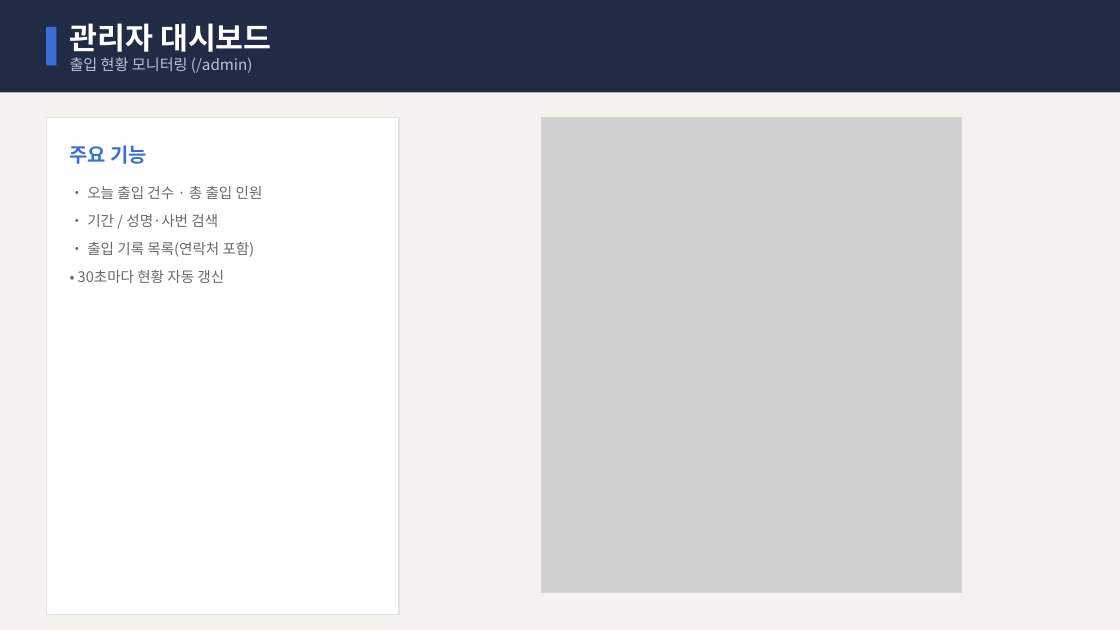
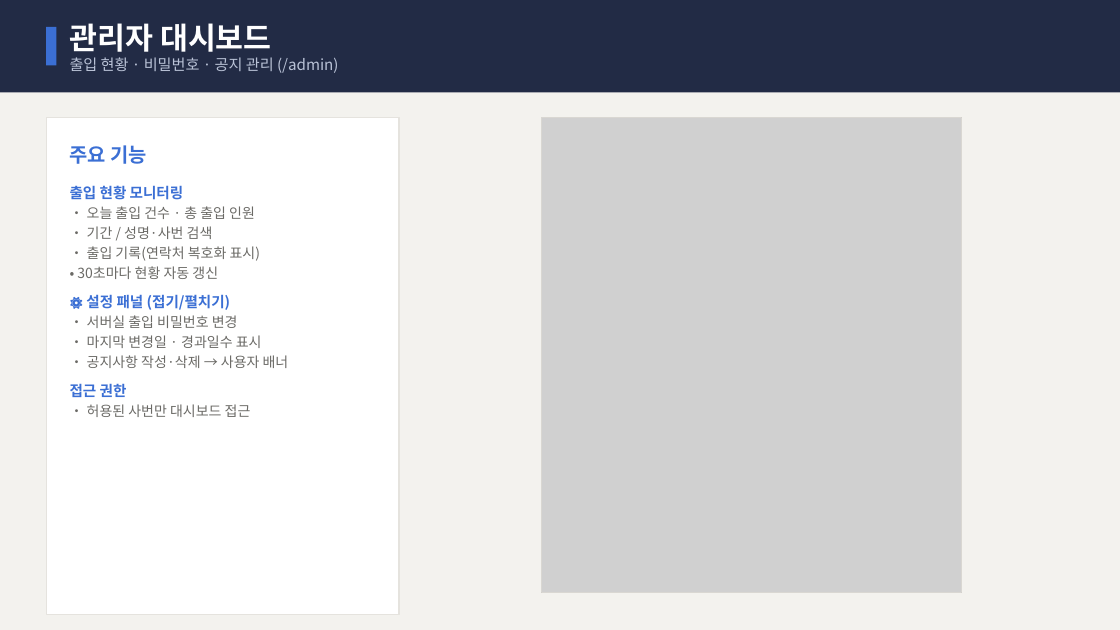
Before and after one commit to inzentibiz/srcAccessMgmt, a slide deck: slide 4 of docs/서버실_출입관리_사용자가이드.pptx. Drawn at 1120x630 pixels with LibreOffice and Linux fonts; fonts in the diff are those of the drawing; grey boxes stand for pictures. Boxes give left, top, right and bottom in pixels: in the first picture for what was removed or moved away, otherwise in the second. Text is boxed around its words. In the diff, an @@ line names an element or a change of style, - is before the commit and + after.

Commit message:
비밀번호 변경, 공지사항 작성/삭제 추가, 관련 완료 문서 수정

```diff
--- a/docs/서버실_출입관리_사용자가이드.pptx
+++ b/docs/서버실_출입관리_사용자가이드.pptx
@@ text at (70, 57, 338, 73): text changed @@
-출입 현황 모니터링 (/admin)
+출입 현황 · 비밀번호 · 공지 관리 (/admin)
@@ text at (70, 185, 184, 200): paragraph added @@
+출입 현황 모니터링
@@ text at (77, 206, 255, 279): size 12.5 to 12 pt in "• 오늘 출입 건수 · 총 출입 ...", "• 기간 / 성명·사번 검색", "• 30초마다 현황 자동 갱신"; less space between paragraphs @@
@@ text at (87, 246, 261, 261): text changed; size 12.5 to 12 pt @@
-• 출입 기록 목록(연락처 포함)
+• 출입 기록(연락처 복호화 표시)
@@ text at (70, 294, 289, 417): paragraphs added @@
+⚙ 설정 패널 (접기/펼치기)
+• 서버실 출입 비밀번호 변경
+• 마지막 변경일 · 경과일수 표시
+• 공지사항 작성·삭제 → 사용자 배너
+접근 권한
+• 허용된 사번만 대시보드 접근
```
Also in this commit, not shown: 1 other slide changed, 20 other files.
